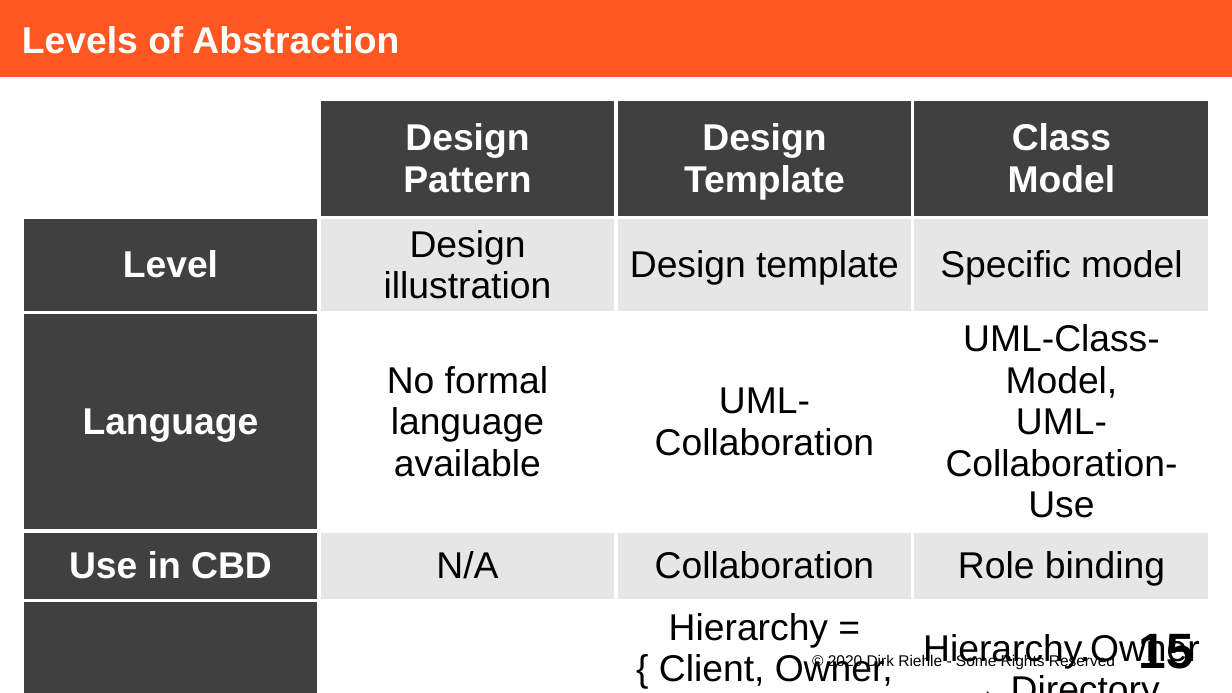
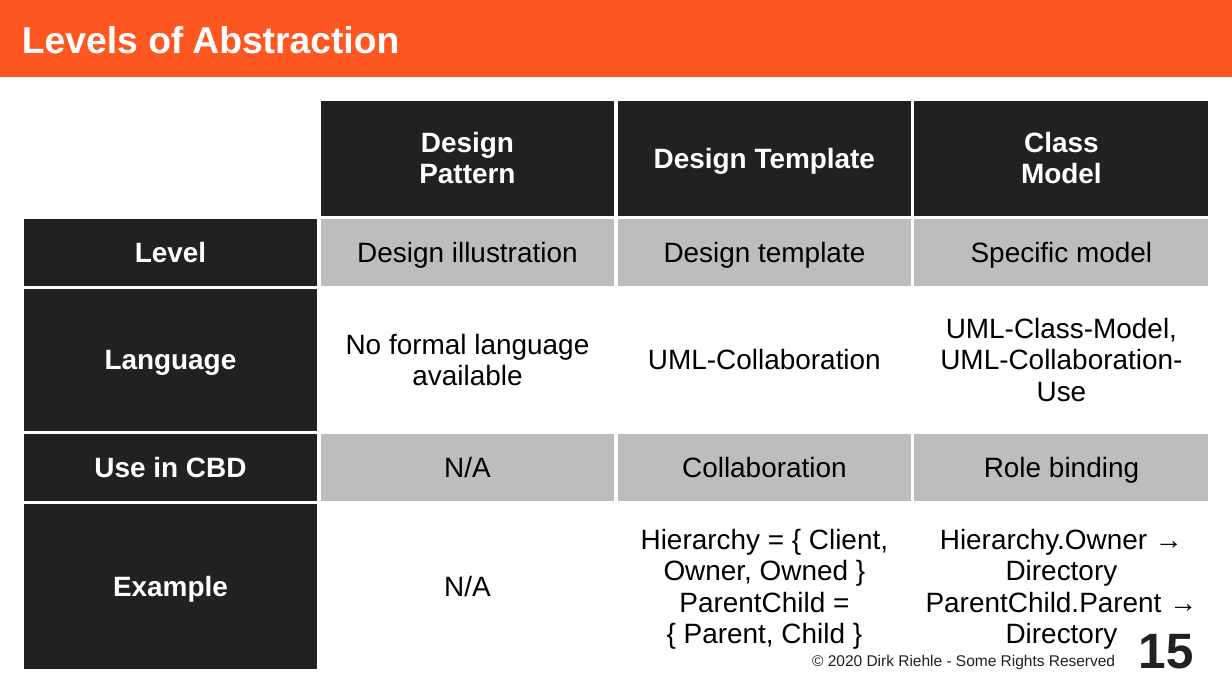
Before and after one commit to dirkriehle/adap-course, a slide deck: slide 15 of Lecture Slides/ADAP C11 - Collaboration-Based Design.odp. Drawn at 1232x693 pixels with LibreOffice and Linux fonts; fonts in the diff are those of the drawing. Boxes give left, top, right and bottom in pixels: in the first picture for what was removed or moved away, otherwise in the second. Text is boxed around its words. In the diff, an @@ line names an element or a change of style, - is before the commit and + after.

```diff
--- a/Lecture Slides/ADAP C11 - Collaboration-Based Design.odp
+++ b/Lecture Slides/ADAP C11 - Collaboration-Based Design.odp
@@ table at (22, 99, 1212, 672) @@
@@ fill #404040 to #212121 in 7 cells @@
@@ fill #E6E6E6 to #BDBDBD in 6 cells @@
@@ size 24 to 18 pt @@
@@ borders changed @@
@@ page number at (1138, 634, 1193, 669): text colour #000000 to #212121 @@
@@ text "© 2020 Dirk Riehle - ..." at (828, 654, 1115, 670): text colour #000000 to #212121 @@
```
Also in this commit, not shown: 29 other slides changed, 1 other file.
